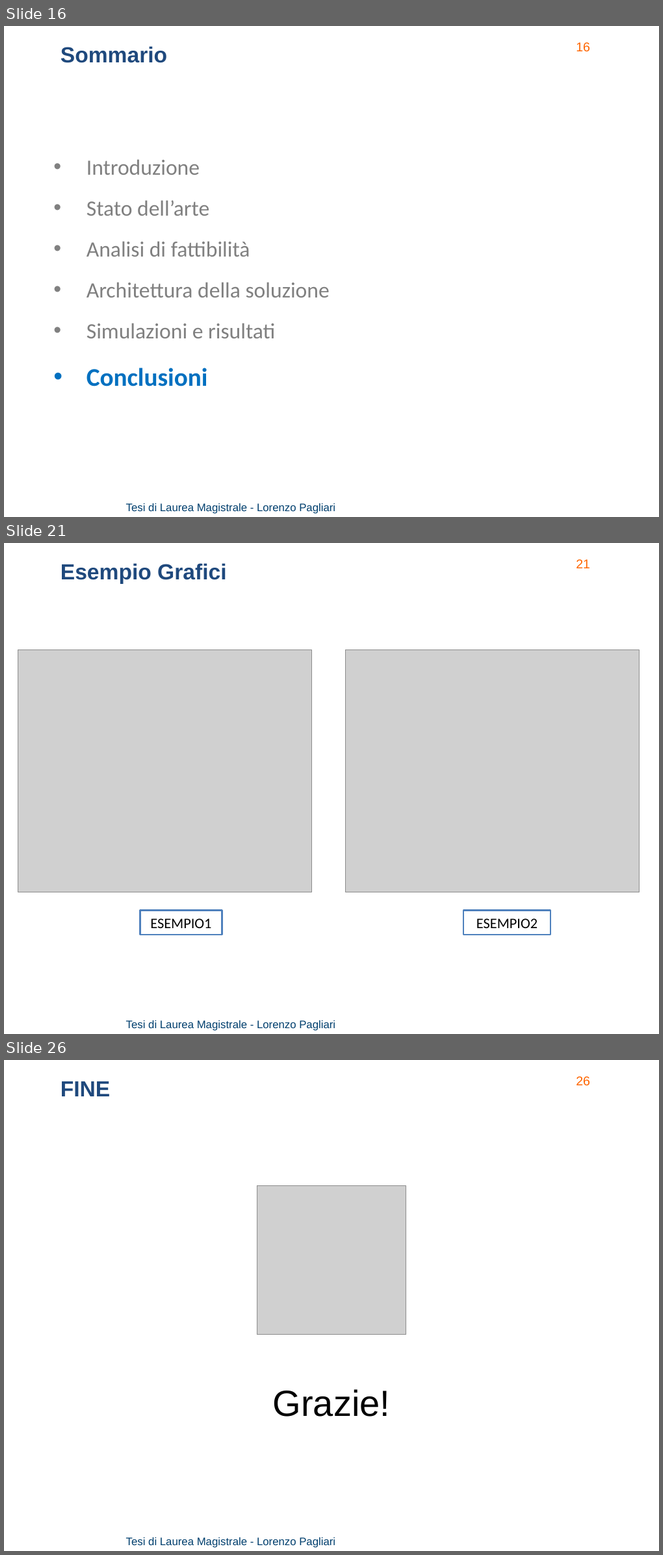
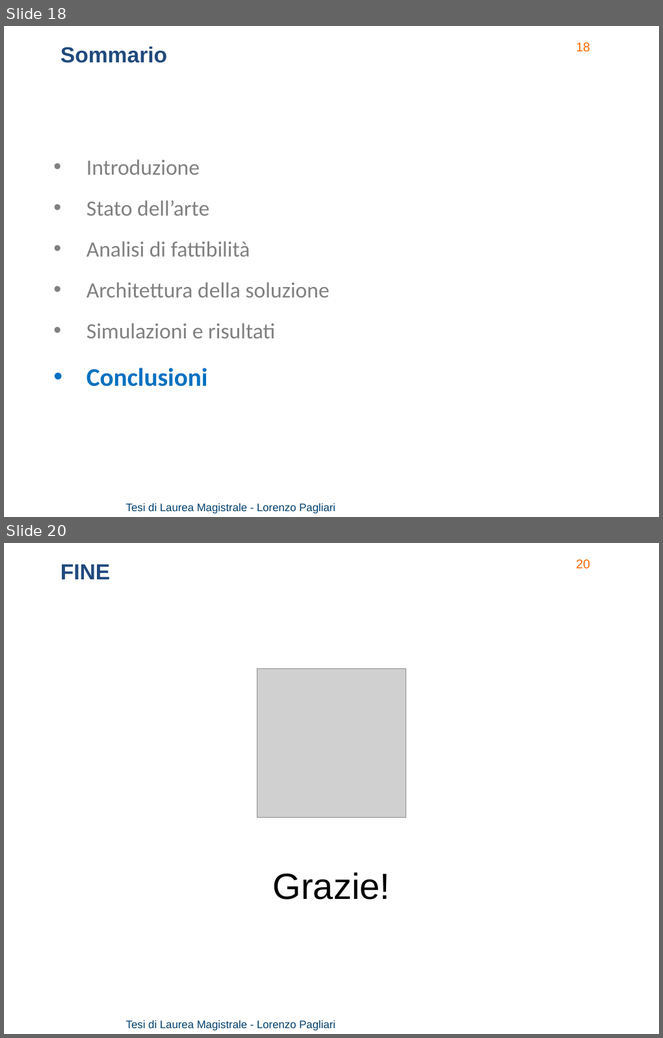
Before and after one commit to lorenzo-pagliari/Tesi, a slide deck: presentazione/Pagliari Lorenzo presentazione.pptx. Shown one above the other, each under a label of ours: slides 16, 21 and 26 before the commit, slides 18 and 20 after it; the slides between them are not shown. The pictures are 663x1555 and 663x1038 pixels, drawn with LibreOffice and Linux fonts; fonts in the diff are those of the drawing; grey boxes stand for pictures; background and template pictures are left out. Boxes give left, top, right and bottom in pixels: in the first picture for what was removed or moved away, otherwise in the second. Text is boxed around its words. In the diff, an @@ line names an element or a change of style, - is before the commit and + after.

```diff
--- a/presentazione/Pagliari Lorenzo presentazione.pptx
+++ b/presentazione/Pagliari Lorenzo presentazione.pptx
@@ slide 21 removed at (x1=4, y1=543, x2=659, y2=1034), background picture (left out); not listed: 2 template elements that a slide beside it also shows @@
@@ text removed at (x1=61, y1=563, x2=226, y2=584) @@
-Esempio Grafici
@@ picture removed at (x1=18, y1=650, x2=312, y2=893) @@
@@ picture removed at (x1=346, y1=650, x2=640, y2=893) @@
@@ rectangle removed at (x1=140, y1=910, x2=222, y2=935) @@
-ESEMPIO1
@@ rectangle removed at (x1=464, y1=910, x2=551, y2=935) @@
-ESEMPIO2
@@ what was slide 16 is now slide 18 @@
@@ what was slide 26 is now slide 20 @@
@@ page number at (x1=576, y1=559, x2=590, y2=569): text changed @@
-26
+20
```
Also in this commit, not shown: 1 slide changed, 6 slides added, 11 other slides removed, 3 other files.
